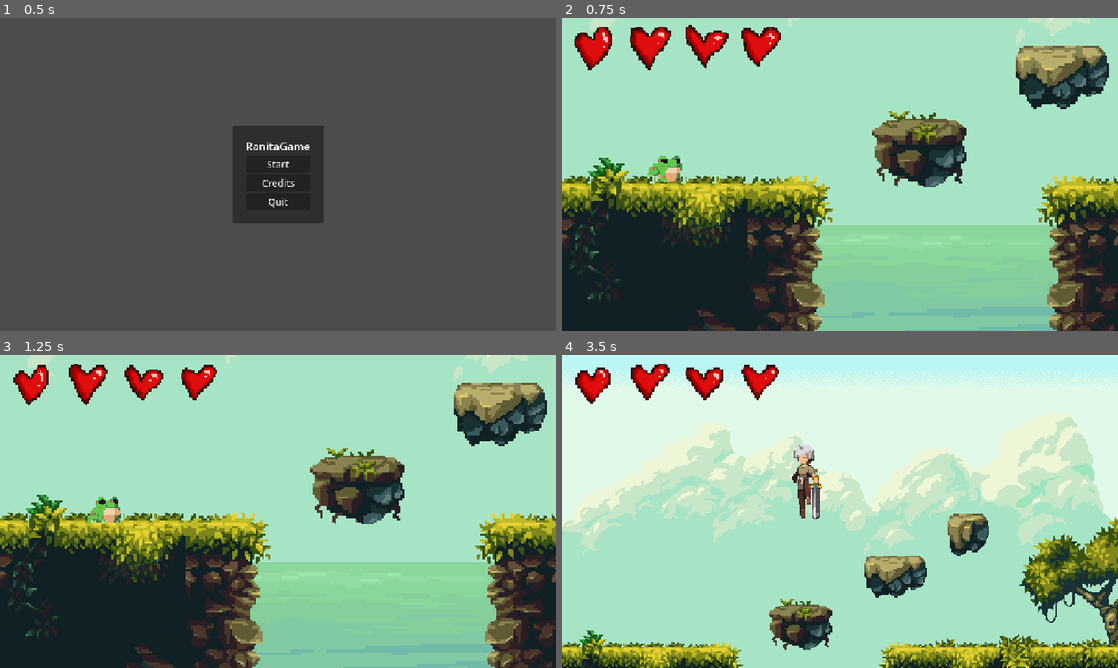
Above: before the commit, frames 1-4 (two rows, left to right).
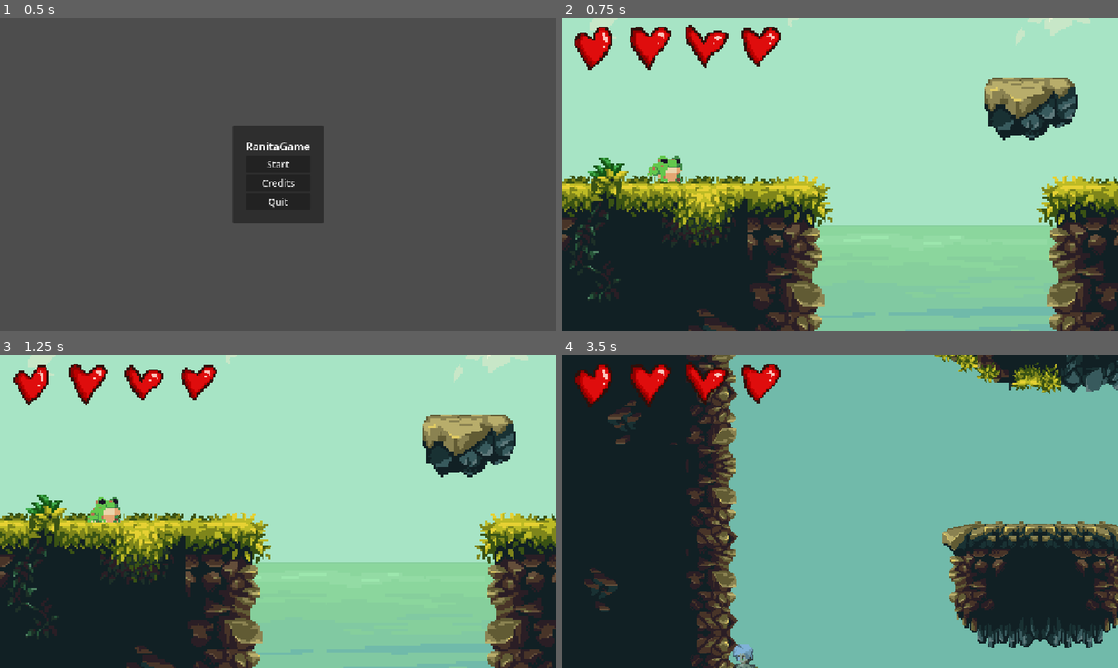
Above: after the commit, the same moments.

Repository: c0ny-pe/waren-studio
Game: Godot game, scene res://ui/main_menu.tscn
Two runs of this game, one before a commit and one after it. Both use one fixed random seed, a clock stepped at 60 frames per second and the inputs below.
Inputs (mouse positions are in pixels of both pictures, inside the frame that each line leads up to):
- Up to frame 1 (0.5 s): no input
- Up to frame 2 (0.75 s): click "Start" at 0.5 s
- Up to frame 3 (1.25 s): no input
- Up to frame 4 (3.5 s): move the mouse to (962, 495) at 1.27 s; hold D (move_right) 1.28-2.78 s; tap Space (jump) at 1.35, 1.52, 1.82, 2.27, 2.3, 2.57, 3.05 s; move the mouse to (728, 527) at 2.02 s; click (728, 527) at 2.1 s; move the mouse to (895, 442) at 2.77 s; hold A (move_left) from 2.78 s (still down); tap Q (change_shape) at 2.85 s

Frame 1 is identical in both runs. In frame 2, 7.7% of the frame differs, in the area x 55-99%, y 8-54%; in frame 3, 7.7%; in frame 4, 97%, in the area x 0-100%, y 0-100%.

Commit message:
agregamos colisiones al terreno hola

Diff:
--- a/waren-studio/enemy.tscn
+++ b/waren-studio/enemy.tscn
@@ -7,6 +7,7 @@
 size = Vector2(87, 172)
 
 [node name="enemy" type="CharacterBody2D"]
+process_mode = 3
 scale = Vector2(0.19213058, 0.26669624)
 script = ExtResource("1_4gyqm")
 
--- a/waren-studio/personajes/frog.gd
+++ b/waren-studio/personajes/frog.gd
@@ -4,7 +4,7 @@
 
 func _ready() -> void:
 	max_speed = 125
-	jump_speed = 300
+	jump_speed = 200
 	gravity = 800
 	acceleration = 250
 	friction = 2500
--- a/waren-studio/personajes/frog.tscn
+++ b/waren-studio/personajes/frog.tscn
@@ -379,7 +379,6 @@
 [sub_resource type="Animation" id="Animation_y7v17"]
 resource_name = "jump"
 length = 0.1
-loop_mode = 1
 tracks/0/type = "value"
 tracks/0/imported = false
 tracks/0/enabled = true
@@ -607,7 +606,6 @@
 [sub_resource type="AnimationNodeOneShot" id="AnimationNodeOneShot_xhgb0"]
 
 [sub_resource type="AnimationNodeBlendTree" id="AnimationNodeBlendTree_cki26"]
-graph_offset = Vector2(-84.879425, 27.618484)
 nodes/output/position = Vector2(470, 70)
 nodes/movement/node = ExtResource("7_31vq6")
 nodes/movement/position = Vector2(-40, 10)
--- a/waren-studio/personajes/human.gd
+++ b/waren-studio/personajes/human.gd
@@ -3,7 +3,7 @@
 func _ready() -> void:
 	max_speed = 150
 	jump_speed = 400
-	gravity = 1200
+	gravity = 1100
 	acceleration = 250
 	friction = 2500
 
--- a/waren-studio/world.tscn
+++ b/waren-studio/world.tscn
@@ -31,6 +31,16 @@
 [sub_resource type="RectangleShape2D" id="RectangleShape2D_2o6r5"]
 size = Vector2(96, 29)
 
+[sub_resource type="RectangleShape2D" id="RectangleShape2D_70uel"]
+size = Vector2(150, 20)
+
+[sub_resource type="RectangleShape2D" id="RectangleShape2D_hiqwa"]
+size = Vector2(140, 48)
+
+[sub_resource type="CapsuleShape2D" id="CapsuleShape2D_2u3nc"]
+radius = 23.0
+height = 126.0
+
 [node name="World" type="Node2D"]
 script = ExtResource("1_pkg7o")
 
@@ -166,7 +176,7 @@
 
 [node name="TileMapLayer" type="TileMapLayer" parent="."]
 position = Vector2(-1, 5)
-tile_map_data = PackedByteArray("AAABABUAAAAFAAsAAAABABcAAAA …(6464 unchanged characters)… lAAMAAAAtACcAAAAlAAMAAAAZABEAAAALAAIAAAAzABIAAAACAAEAAAA4AA4AAAAlAAMAAAAOABEAAAAlAAMAAAALABMAAAADAAcAAAATAA8AAAAhAAMAAAA/AA4AAAAhAAMAAAA=")
+tile_map_data = PackedByteArray("AAABABUAAAAFAAsAAAABABcAAAA …(6464 unchanged characters)… lAAMAAAAtACcAAAAlAAMAAAAZABEAAAALAAIAAAATAA8AAAAhAAMAAAA8AA0AAAAUAAIAAABAAA0AAAAZAAIAAABBAA0AAAAZAAIAAABCAA0AAAAbAAIAAAANABIAAAAlAAMAAAA=")
 tile_set = ExtResource("3_036b0")
 
 [node name="Frog" parent="." instance=ExtResource("5_036b0")]
@@ -212,3 +222,31 @@
 [node name="CollisionShape2D" type="CollisionShape2D" parent="Waterboulder 2"]
 position = Vector2(728, 635.5)
 shape = SubResource("RectangleShape2D_2o6r5")
+
+[node name="StaticBody2D3" type="StaticBody2D" parent="."]
+position = Vector2(1041, 268)
+
+[node name="CollisionShape2D" type="CollisionShape2D" parent="StaticBody2D3"]
+position = Vector2(-2, -33)
+shape = SubResource("RectangleShape2D_70uel")
+
+[node name="CollisionShape2D2" type="CollisionShape2D" parent="StaticBody2D3"]
+position = Vector2(-2, 1)
+shape = SubResource("RectangleShape2D_hiqwa")
+
+[node name="CollisionShape2D3" type="CollisionShape2D" parent="StaticBody2D3"]
+position = Vector2(-2, 27)
+rotation = 1.5707964
+shape = SubResource("CapsuleShape2D_2u3nc")
+
+[node name="StaticBody2D4" type="StaticBody2D" parent="."]
+position = Vector2(378, 417)
+
+[node name="CollisionPolygon2D" type="CollisionPolygon2D" parent="StaticBody2D4"]
+polygon = PackedVector2Array(-125, -61, 122, -60, 119, -1, 54, 83, -46, 82, -79, 62, -124, 12)
+
+[node name="StaticBody2D5" type="StaticBody2D" parent="."]
+position = Vector2(680, 386)
+
+[node name="CollisionPolygon2D" type="CollisionPolygon2D" parent="StaticBody2D5"]
+polygon = PackedVector2Array(-60, -27, -57, 13, -34, 38, 35, 39, 52, 19, 57, -28)
Not shown: 1 places in waren-studio/world.tscn that only renumber resources
